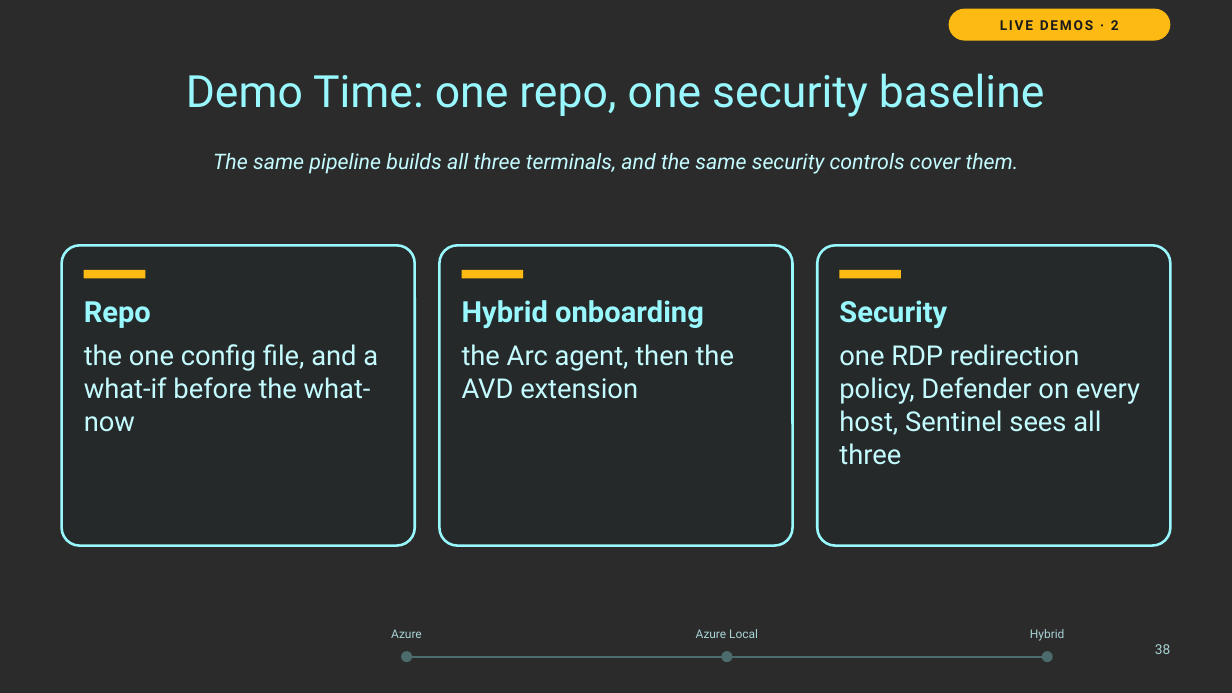
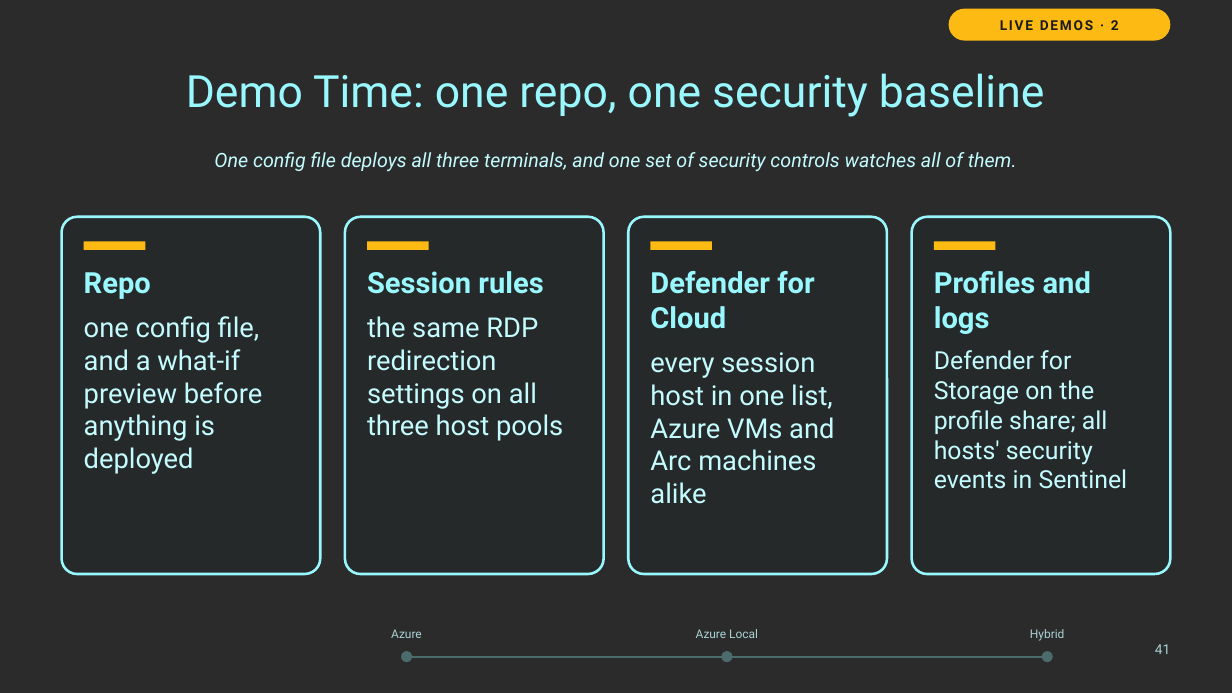
Before and after one commit to thisismydemo/nic2026_avd, a slide deck: slide 41 of presentation/AVD_Anywhere_NIC2026.pptx (slide 38 before the commit). Drawn at 1232x693 pixels with LibreOffice and Linux fonts; fonts in the diff are those of the drawing; background and template pictures are left out; a plain dark background stands for a picture behind light text. Boxes give left, top, right and bottom in pixels: in the first picture for what was removed or moved away, otherwise in the second. Text is boxed around its words. In the diff, an @@ line names an element or a change of style, - is before the commit and + after.

```diff
--- a/presentation/AVD_Anywhere_NIC2026.pptx
+++ b/presentation/AVD_Anywhere_NIC2026.pptx
@@ text at (214, 152, 1017, 172): text changed; size 12.5 to 11.5 pt @@
-The same pipeline builds all three terminals, and the same security controls cover them.
+One config file deploys all three terminals, and one set of security controls watches all of them.
@@ rounded rectangle: place and size @@
-rounded rectangle at (62, 245, 415, 546)
+rounded rectangle at (62, 217, 320, 574)
@@ rounded rectangle added at (345, 217, 604, 574), fill #262929, outline #98F8FE 1.5 pt @@
@@ rounded rectangle: place and size @@
-rounded rectangle at (440, 245, 793, 546)
+rounded rectangle at (628, 217, 887, 574)
@@ rounded rectangle: place and size @@
-rounded rectangle at (817, 245, 1170, 546)
+rounded rectangle at (912, 217, 1170, 574)
@@ text "Repo": place and size @@
-text "Repo" at (84, 301, 378, 432)
+text "Repo" at (84, 272, 262, 474)
@@ rectangle: place and size @@
-rectangle at (84, 270, 145, 278)
+rectangle at (84, 241, 145, 250)
@@ rectangle: place and size @@
-rectangle at (462, 270, 524, 278)
+rectangle at (367, 241, 429, 250)
@@ rectangle added at (650, 241, 712, 250), fill #FDBA12 @@
@@ rectangle: place and size @@
-rectangle at (839, 270, 901, 278)
+rectangle at (934, 241, 995, 250)
@@ text added at (367, 271, 563, 441), 16 pt, text #C3FBFE @@
+Session rules
+the same RDP redirection settings on all three host pools
@@ text added at (650, 271, 834, 504), 16 pt, text #C3FBFE @@
+Defender for Cloud
+every session host in one list, Azure VMs and Arc machines alike
@@ text added at (934, 271, 1128, 489), 14.5 pt, text #C3FBFE @@
+Profiles and logs
+Defender for Storage on the profile share; all hosts' security events in Sentinel
@@ text at (84, 316, 262, 474): text changed @@
-the one config file, and a what-if before the what-now
+one config file, and a what-if preview before anything is deployed
@@ text removed at (462, 300, 734, 399) @@
-Hybrid onboarding
-the Arc agent, then the AVD extension
@@ text removed at (839, 300, 1140, 465) @@
-Security
-one RDP redirection policy, Defender on every host, Sentinel sees all three
@@ text at (1155, 644, 1170, 654): text changed @@
-38
+41
```
Also in this commit, not shown: 37 other slides changed, 5 slides added, 2 slides removed.
